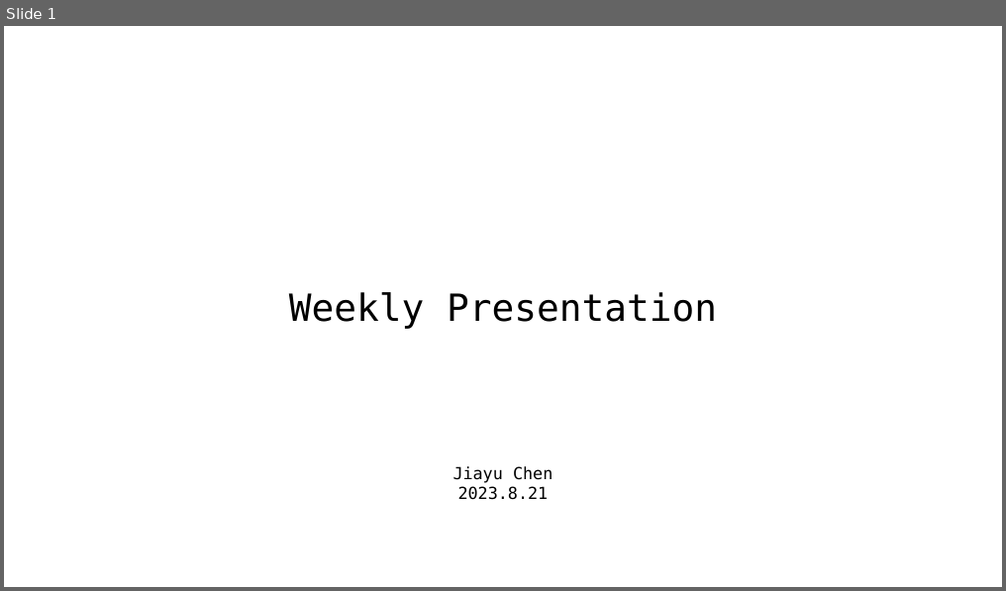
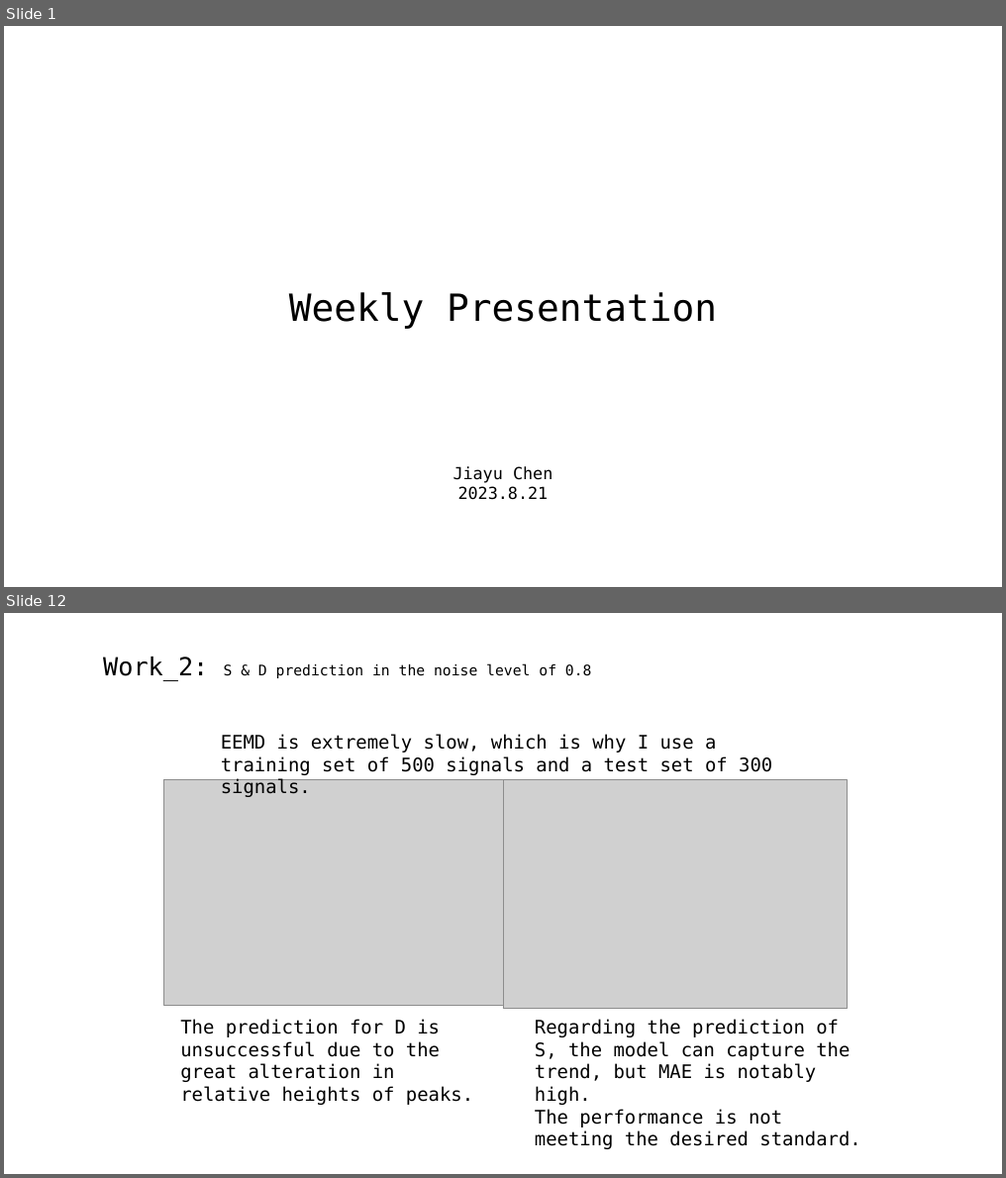
Before and after one commit to A-Big-Tortoise/Presentation, a slide deck: Presentation_821_JiayuChen.pptx. Shown one above the other, each under a label of ours: slide 1 before the commit, slides 1 and 12 after it; the slides between them are not shown. The pictures are 1006x591 and 1006x1178 pixels, drawn with LibreOffice and Linux fonts; fonts in the diff are those of the drawing; grey boxes stand for pictures. Boxes give left, top, right and bottom in pixels: in the first picture for what was removed or moved away, otherwise in the second. Text is boxed around its words. In the diff, an @@ line names an element or a change of style, - is before the commit and + after.

```diff
--- a/Presentation_821_JiayuChen.pptx
+++ b/Presentation_821_JiayuChen.pptx
@@ slide 12 added at [4,613,1002,1174], background #FFFFFF @@
@@ text added at [103,657,592,681], 14 pt, text #000000 @@
+Work_2: S & D prediction in the noise level of 0.8
@@ text added at [221,734,772,775], 18 pt, text #000000 @@
+EEMD is extremely slow, which is why I use a training set of 500 signals and a test set of 300 signals.
@@ picture added at [164,780,503,1006] @@
@@ picture added at [503,780,846,1009] @@
@@ text added at [180,1019,473,1105], 18 pt, text #000000 @@
+The prediction for D is unsuccessful due to the great alteration in relative heights of peaks.
@@ text added at [535,1019,860,1147], 18 pt, text #000000 @@
+Regarding the prediction of S, the model can capture the trend, but MAE is notably high.
+The performance is not meeting the desired standard.
```
Also in this commit, not shown: 10 slides changed, 3 other slides added, 4 slides removed.
